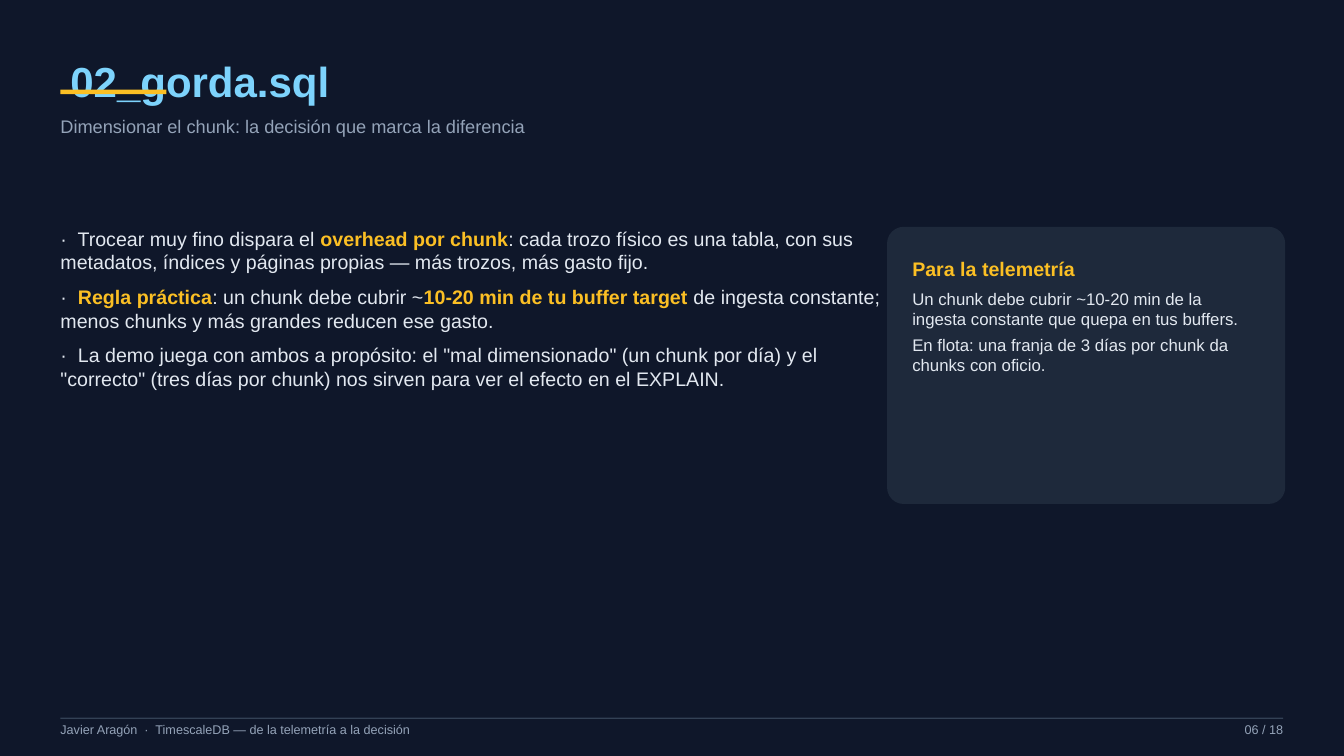
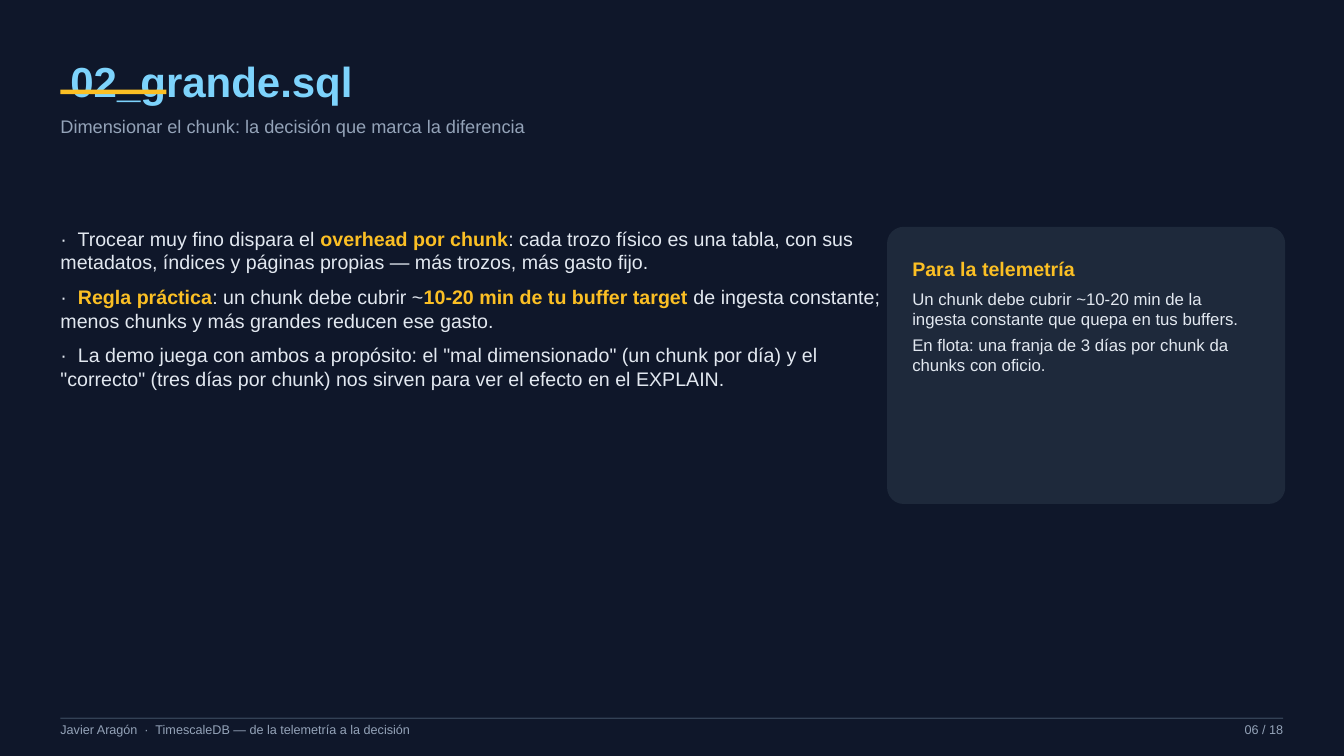
Before and after one commit to xavipuerto/autometrics-demo, a slide deck: slide 6 of presentacion/TimescaleDB-PPT-Javier.pptx. Drawn at 1344x756 pixels with LibreOffice and Linux fonts; fonts in the diff are those of the drawing. Boxes give left, top, right and bottom in pixels: in the first picture for what was removed or moved away, otherwise in the second. Text is boxed around its words. In the diff, an @@ line names an element or a change of style, - is before the commit and + after.

Commit message:
renombrar sql/02_gorda.sql a 02_grande.sql (script, README y PPT)

```diff
--- a/presentacion/TimescaleDB-PPT-Javier.pptx
+++ b/presentacion/TimescaleDB-PPT-Javier.pptx
@@ text at (70,66,352,105): text changed @@
-02_gorda.sql
+02_grande.sql
```
Also in this commit, not shown: 3 other files.
